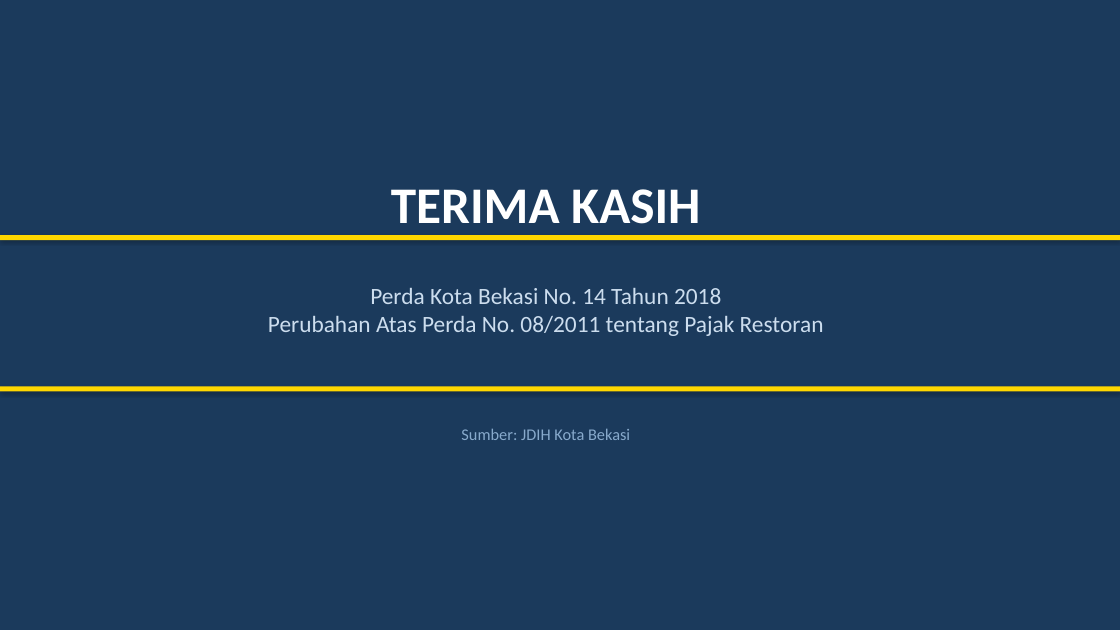
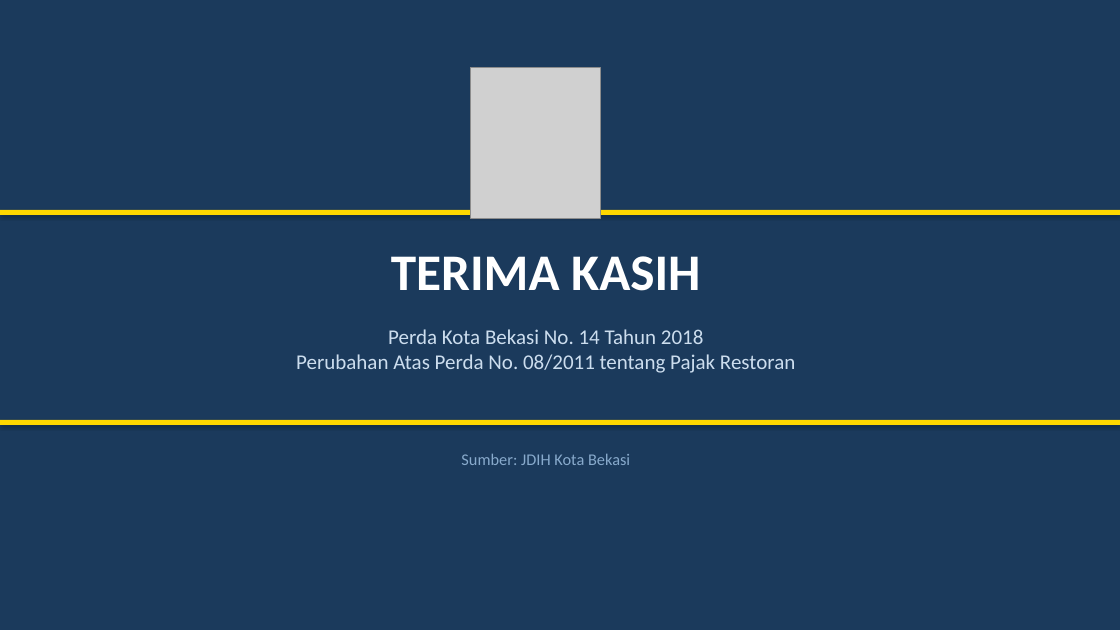
Before and after one commit to rahadiana/coba_ppt, a slide deck: slide 5 of Ringkasan_Perda_Bekasi_No_14_2018.pptx. Drawn at 1120x630 pixels with LibreOffice and Linux fonts; fonts in the diff are those of the drawing; grey boxes stand for pictures. Boxes give left, top, right and bottom in pixels: in the first picture for what was removed or moved away, otherwise in the second. Text is boxed around its words. In the diff, an @@ line names an element or a change of style, - is before the commit and + after.

Commit message:
feat: tambah logo Kota Bekasi di presentasi Perda No.14/2018

```diff
--- a/Ringkasan_Perda_Bekasi_No_14_2018.pptx
+++ b/Ringkasan_Perda_Bekasi_No_14_2018.pptx
@@ picture added at (x1=471, y1=67, x2=600, y2=218) @@
@@ rectangle moved from (x1=0, y1=235, x2=1120, y2=240) to (x1=0, y1=210, x2=1120, y2=215) @@
@@ text "TERIMA KASIH" rewrapped from (x1=391, y1=189, x2=700, y2=236) to (x1=391, y1=256, x2=700, y2=291) @@
@@ text "Perda Kota Bekasi No. 14 ..." moved from (x1=268, y1=288, x2=824, y2=336) to (x1=296, y1=329, x2=795, y2=373) @@
@@ text "Perda Kota Bekasi No. 14 ..." at (x1=296, y1=329, x2=795, y2=373): size 20 to 18 pt @@
@@ rectangle moved from (x1=0, y1=386, x2=1120, y2=392) to (x1=0, y1=420, x2=1120, y2=425) @@
@@ text "Sumber: JDIH Kota Bekasi" moved from (x1=461, y1=429, x2=630, y2=440) to (x1=461, y1=454, x2=630, y2=465) @@
```
Also in this commit, not shown: 4 other slides changed.
